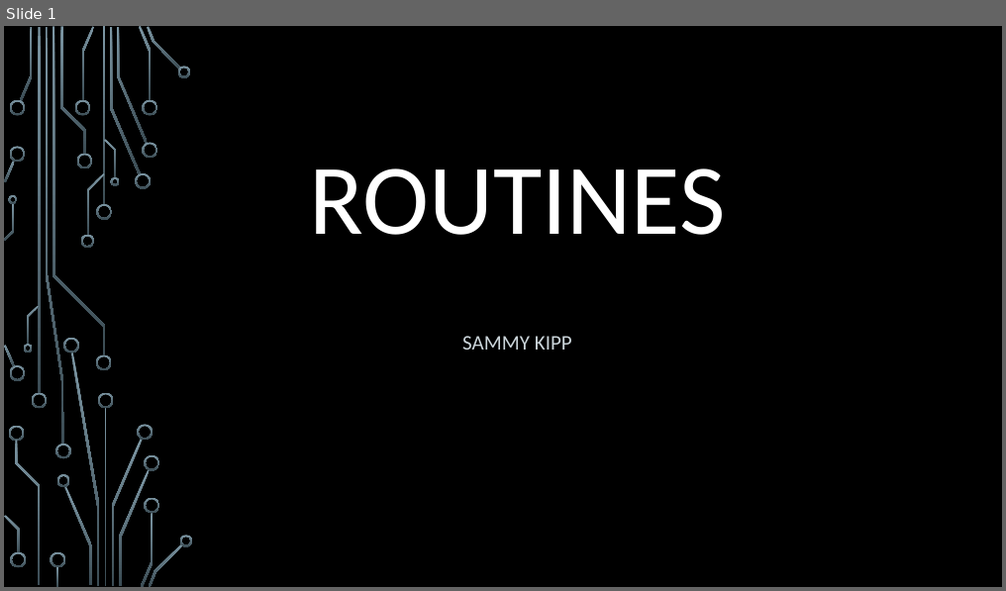
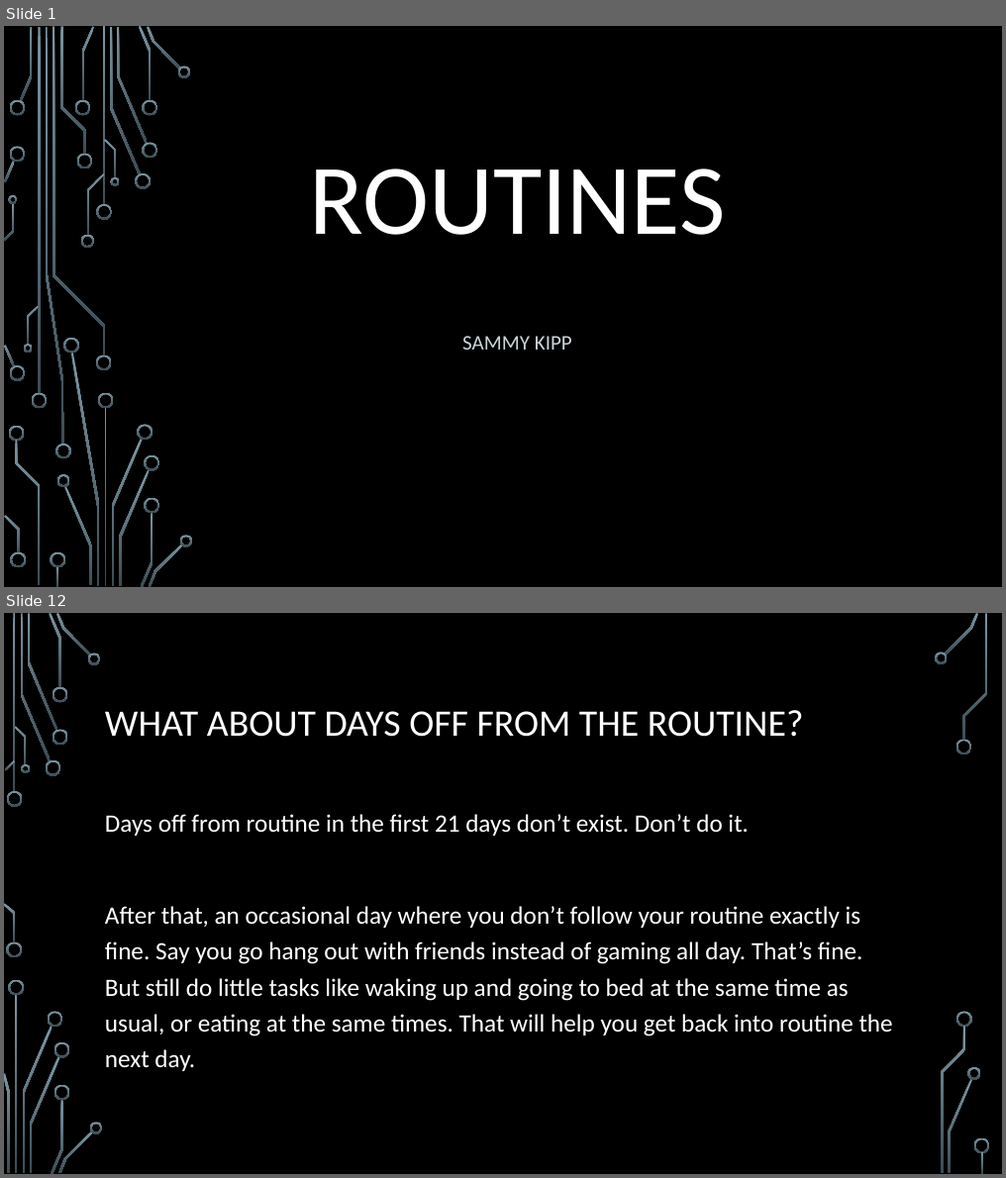
Before and after one commit to csmith1188/docpacs2122, a slide deck: docpac_mar18/Sammy Kipp/PowerPoint for Programming.pptx. Shown one above the other, each under a label of ours: slide 1 before the commit, slides 1 and 12 after it; the slides between them are not shown. The pictures are 1006x591 and 1006x1178 pixels, drawn with LibreOffice and Linux fonts; fonts in the diff are those of the drawing; background and template pictures are left out. Boxes give left, top, right and bottom in pixels: in the first picture for what was removed or moved away, otherwise in the second. Text is boxed around its words. In the diff, an @@ line names an element or a change of style, - is before the commit and + after.

```diff
--- a/docpac_mar18/Sammy Kipp/PowerPoint for Programming.pptx
+++ b/docpac_mar18/Sammy Kipp/PowerPoint for Programming.pptx
@@ slide 12 added at bbox=[4, 613, 1002, 1174], background picture (left out) @@
@@ title added at bbox=[105, 710, 804, 737], 36 pt, text #FFFFFF @@
+WHAT ABOUT DAYS OFF FROM THE ROUTINE?
@@ text added at bbox=[105, 814, 893, 1071], 24 pt, text #FFFFFF @@
+Days off from routine in the first 21 days don’t exist. Don’t do it.
+After that, an occasional day where you don’t follow your routine exactly is fine. Say you go hang out with friends instead of gaming all day. That’s fine. But still do little tasks like waking up and going to bed at the same time as usual, or eating at the same times. That will help you get back into routine the next day.
@@ group added at bbox=[4, 613, 990, 1174]: 33 freeform shapes, 3 rectangles @@
```
Also in this commit, not shown: 7 slides changed, 6 other slides added, 3 other files.
